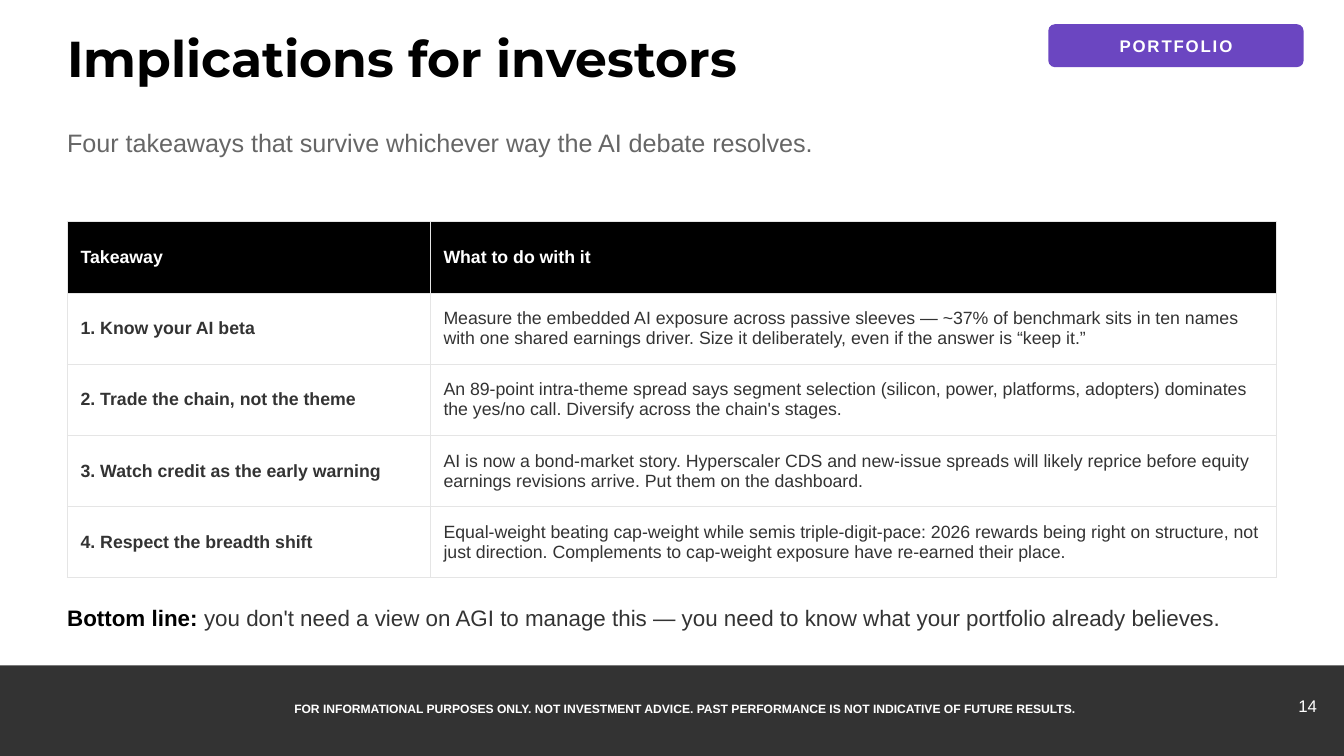
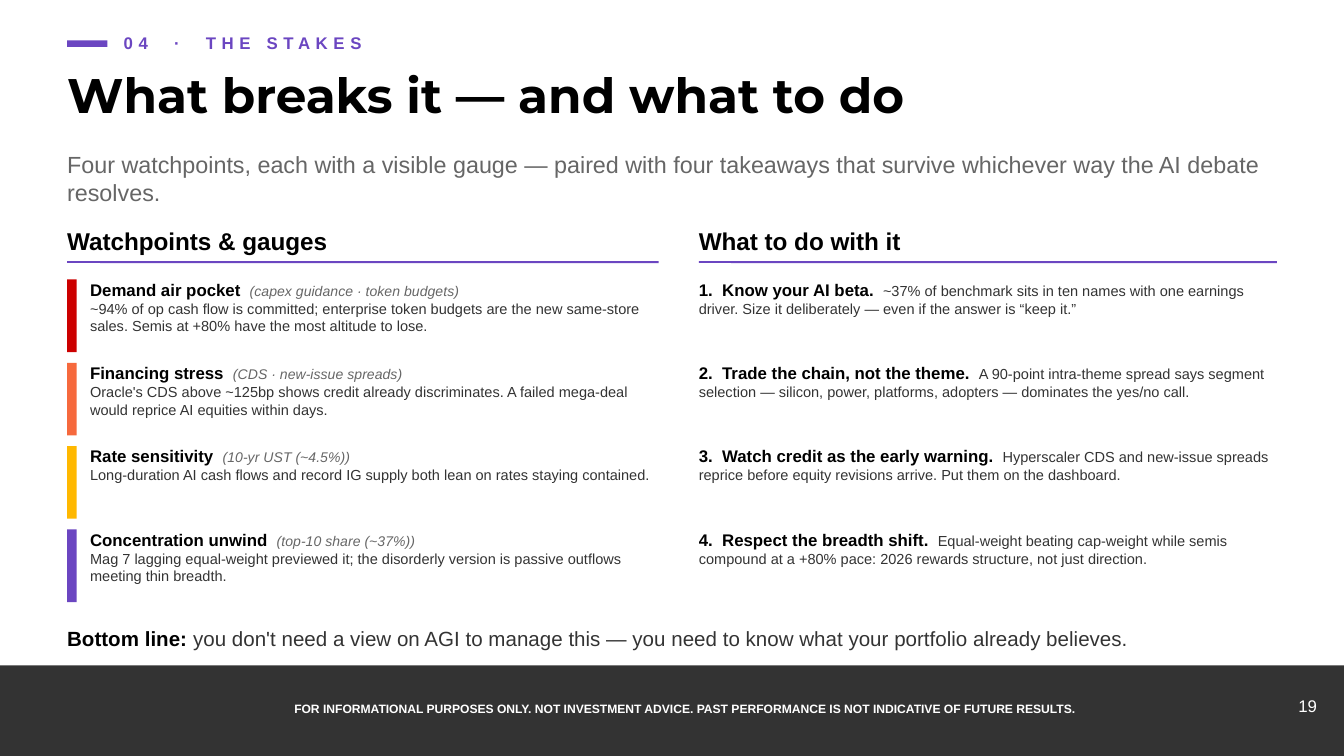
Before and after one commit to samuelcmcclellan-cell/ai-markets-deck, a slide deck: slide 19 of ai-markets-deck.pptx (slide 14 before the commit). Drawn at 1344x756 pixels with LibreOffice and Linux fonts; fonts in the diff are those of the drawing. Boxes give left, top, right and bottom in pixels: in the first picture for what was removed or moved away, otherwise in the second. Text is boxed around its words. In the diff, an @@ line names an element or a change of style, - is before the commit and + after.

```diff
--- a/ai-markets-deck.pptx
+++ b/ai-markets-deck.pptx
@@ rounded rectangle removed at [1048, 24, 1304, 67] @@
@@ text removed at [67, 37, 737, 87] @@
-Implications for investors
@@ rectangle added at [67, 40, 108, 47], fill #6B46C1 @@
@@ text added at [124, 37, 362, 49], 9 pt, text #6B46C1, bold @@
+04 · THE STAKES
@@ text removed at [1120, 40, 1233, 52] @@
-PORTFOLIO
@@ text added at [67, 74, 904, 114], 26 pt, text #000000, bold @@
+What breaks it — and what to do
@@ text at [67, 156, 1258, 201]: text changed; size 13.5 to 12.5 pt @@
-Four takeaways that survive whichever way the AI debate resolves.
+Four watchpoints, each with a visible gauge — paired with four takeaways that survive whichever way the AI debate resolves.
@@ table removed at [67, 222, 1277, 578], 5 rows, 2 columns @@
-Takeaway | What to do with it
-1. Know your AI beta | Measure the embedded AI exposure across passive sleeves — ~37% of benchmark sits in ten names with one shared earnings driver. Size it deliberately, even if the answer is “keep it.”
-2. Trade the chain, not the theme | An 89-point intra-theme spread says segment selection (silicon, power, platforms, adopters) dominates the yes/no call. Diversify across the chain's stages.
-3. Watch credit as the early warning | AI is now a bond-market story. Hyperscaler CDS and new-issue spreads will likely reprice before equity earnings revisions arrive. Put them on the dashboard.
-4. Respect the breadth shift | Equal-weight beating cap-weight while semis triple-digit-pace: 2026 rewards being right on structure, not just direction. Complements to cap-weight exposure have re-earned their place.
@@ text added at [67, 232, 327, 255], 13 pt, text #000000, bold @@
+Watchpoints & gauges
@@ text added at [699, 232, 901, 251], 13 pt, text #000000, bold @@
+What to do with it
@@ line added from (67, 262) to (659, 262), #6B46C1 1 pt @@
@@ line added from (699, 262) to (1277, 262), #6B46C1 1 pt @@
@@ rectangle added at [67, 280, 77, 352], fill #CC0000 @@
@@ text added at [90, 283, 640, 331], 7.8 pt, text #333333 @@
+Demand air pocket (capex guidance · token budgets)
+~94% of op cash flow is committed; enterprise token budgets are the new same-store sales. Semis at +80% have the most altitude to lose.
@@ text added at [699, 283, 1244, 317], 7.8 pt, text #333333 @@
+1. Know your AI beta. ~37% of benchmark sits in ten names with one earnings driver. Size it deliberately — even if the answer is “keep it.”
@@ rectangle added at [67, 363, 77, 435], fill #F6693D @@
@@ text added at [90, 366, 628, 418], 7.8 pt, text #333333 @@
+Financing stress (CDS · new-issue spreads)
+Oracle's CDS above ~125bp shows credit already discriminates. A failed mega-deal would reprice AI equities within days.
@@ text added at [699, 366, 1264, 400], 7.8 pt, text #333333 @@
+2. Trade the chain, not the theme. A 90-point intra-theme spread says segment selection — silicon, power, platforms, adopters — dominates the yes/no call.
@@ rectangle added at [67, 446, 77, 519], fill #FFB800 @@
@@ text added at [90, 449, 649, 483], 7.8 pt, text #333333 @@
+Rate sensitivity (10-yr UST (~4.5%))
+Long-duration AI cash flows and record IG supply both lean on rates staying contained.
@@ text added at [699, 449, 1269, 483], 7.8 pt, text #333333 @@
+3. Watch credit as the early warning. Hyperscaler CDS and new-issue spreads reprice before equity revisions arrive. Put them on the dashboard.
@@ rectangle added at [67, 530, 77, 602], fill #6B46C1 @@
@@ text added at [90, 533, 621, 584], 7.8 pt, text #333333 @@
+Concentration unwind (top-10 share (~37%))
+Mag 7 lagging equal-weight previewed it; the disorderly version is passive outflows meeting thin breadth.
@@ text added at [699, 533, 1227, 567], 7.8 pt, text #333333 @@
+4. Respect the breadth shift. Equal-weight beating cap-weight while semis compound at a +80% pace: 2026 rewards structure, not just direction.
@@ text "Bottom line: you don't need ...": place and size @@
-text "Bottom line: you don't need ..." at [67, 609, 1220, 631]
+text "Bottom line: you don't need ..." at [67, 631, 1127, 651]
@@ text "Bottom line: you don't need ..." at [67, 631, 1127, 651]: size 12 to 11 pt @@
@@ text at [1298, 700, 1317, 712]: text changed @@
-14
+19
```
Also in this commit, not shown: 9 other slides changed, 10 slides added, 5 slides removed, 24 other files.
